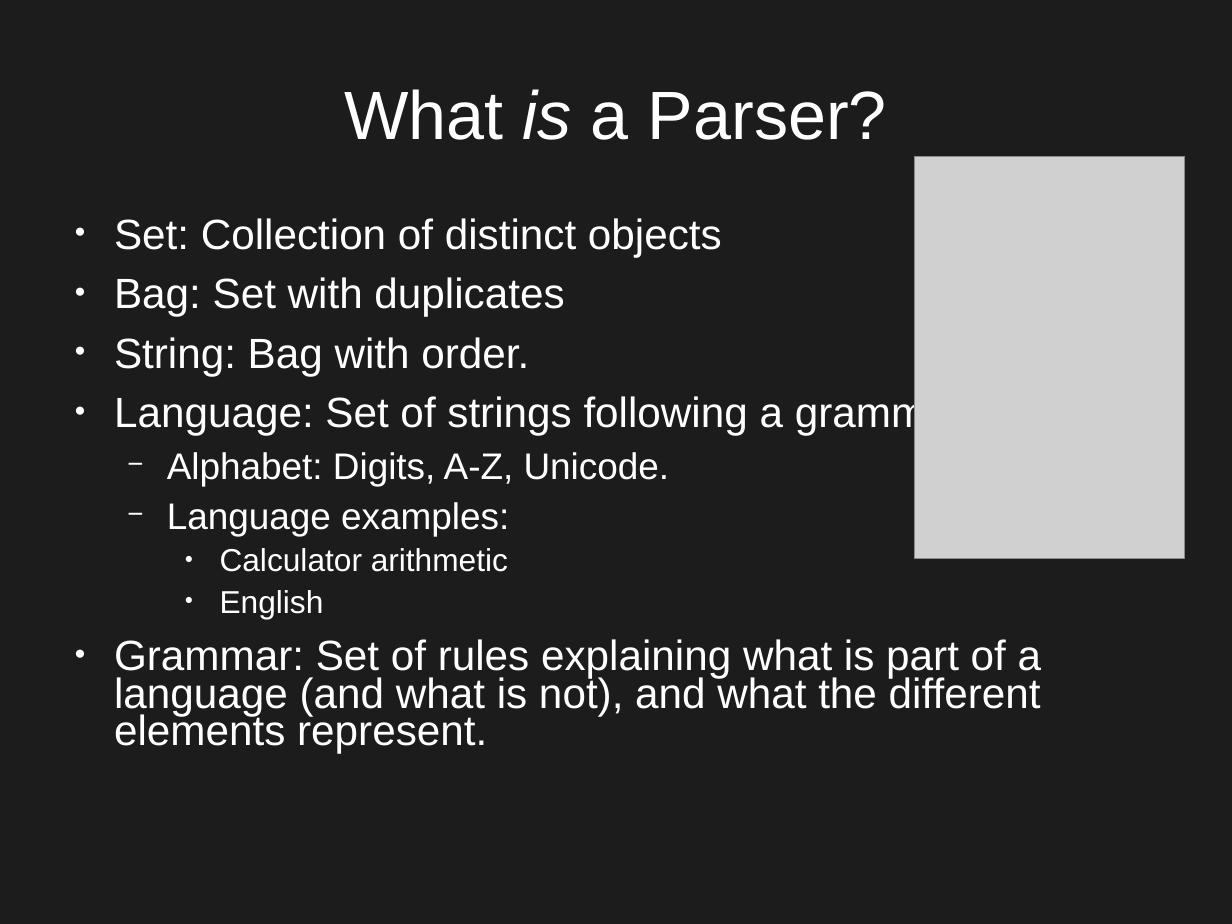
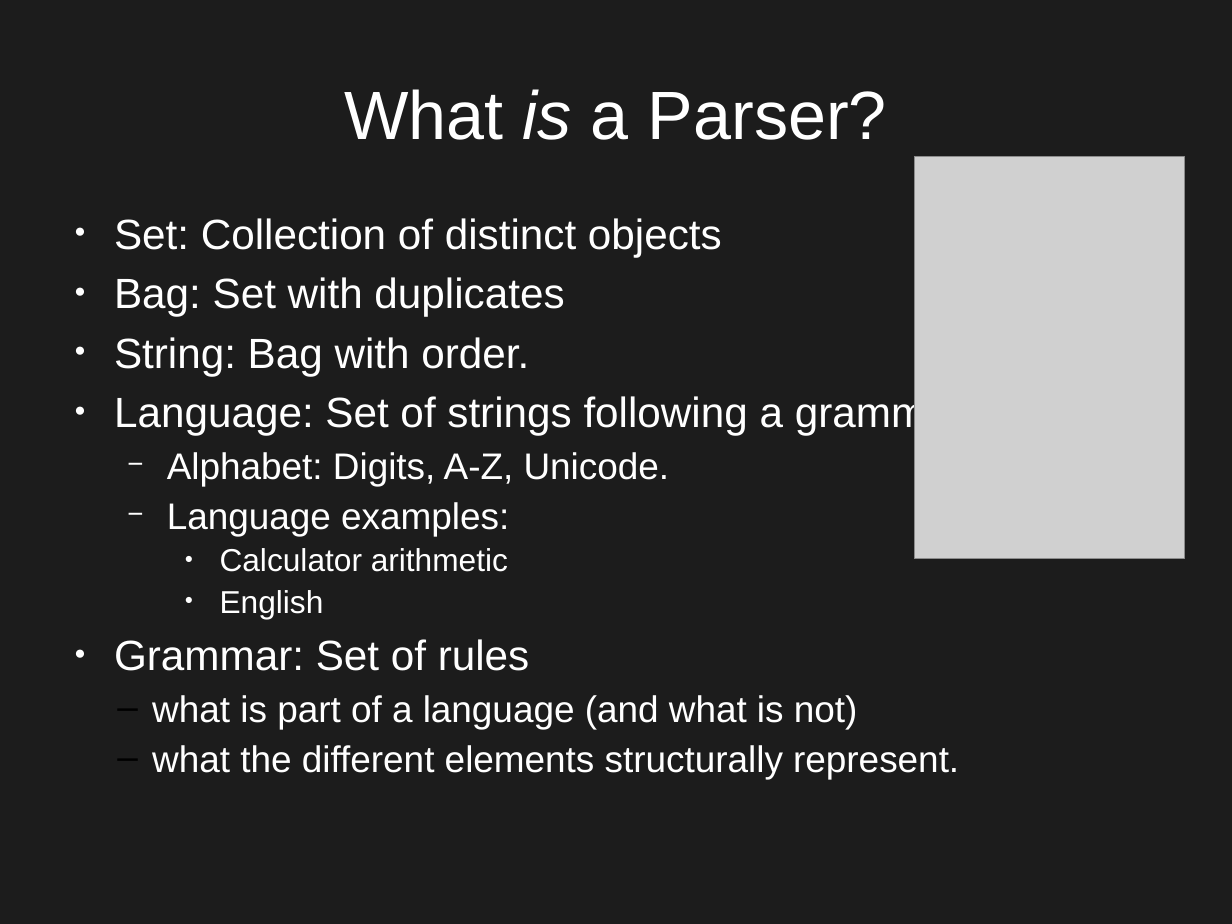
Before and after one commit to Qqwy/cc_pc, a slide deck: slide 5 of presentation2.odp. Drawn at 1232x924 pixels with LibreOffice and Linux fonts; fonts in the diff are those of the drawing; grey boxes stand for pictures. Boxes give left, top, right and bottom in pixels: in the first picture for what was removed or moved away, otherwise in the second. Text is boxed around its words. In the diff, an @@ line names an element or a change of style, - is before the commit and + after.

Commit message:
presentation update.

```diff
--- a/presentation2.odp
+++ b/presentation2.odp
@@ text at <box>114,639,959,779</box>: text changed; size 27.2 to 23.8 pt @@
-● Grammar: Set of rules explaining what is part of a language (and what is not), and what the different elements represent.
+● Grammar: Set of rules
+  – what is part of a language (and what is not)
+  – what the different elements structurally represent.
```
Also in this commit, not shown: 7 other slides changed, 1 slide removed, 2 other files.
